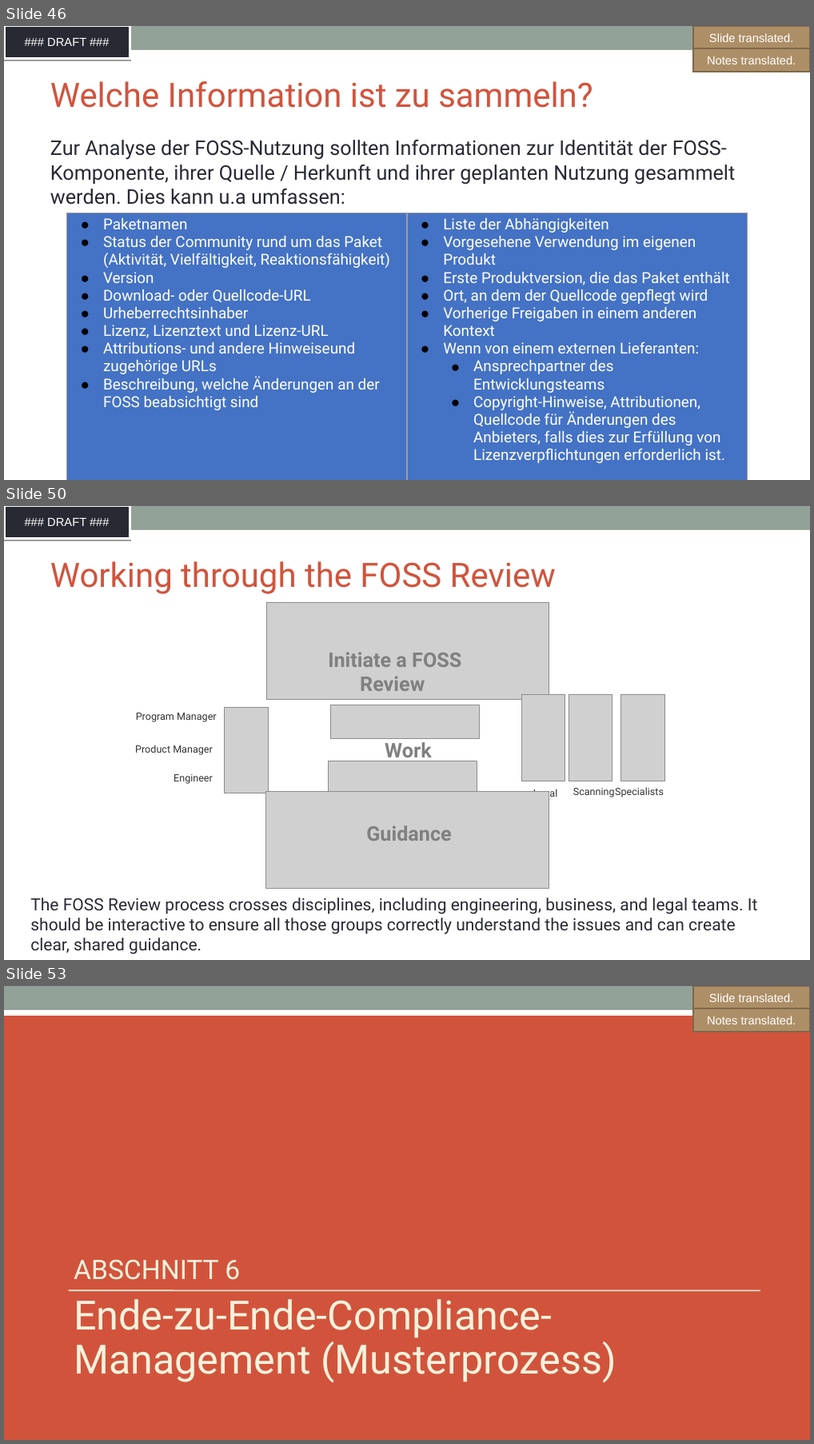
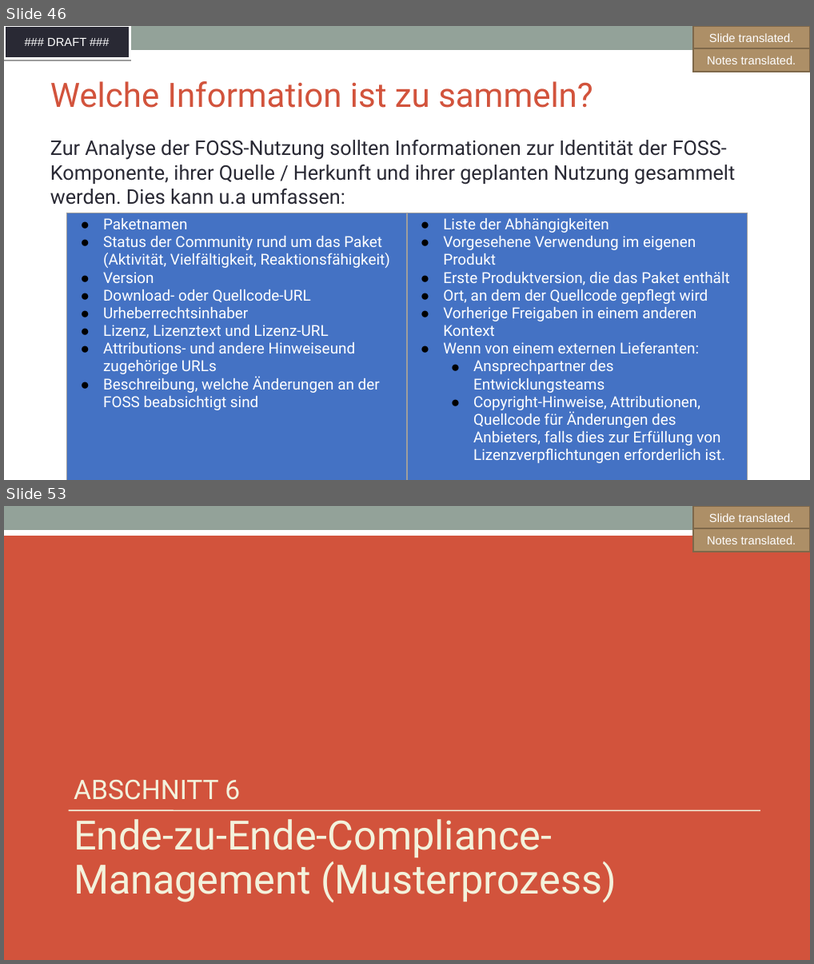
Before and after one commit to SThanheiser/curriculum, a slide deck: translation-DE/slides/DFT_openchain-curriculum-for-1-1_GER.odp. Shown one above the other, each under a label of ours: slides 46, 50 and 53 before the commit, slides 46 and 53 after it; the slides between them are not shown. The pictures are 814x1444 and 814x964 pixels, drawn with LibreOffice and Linux fonts; fonts in the diff are those of the drawing; grey boxes stand for pictures; background and template pictures are left out. Boxes give left, top, right and bottom in pixels: in the first picture for what was removed or moved away, otherwise in the second. Text is boxed around its words. In the diff, an @@ line names an element or a change of style, - is before the commit and + after.

```diff
--- a/translation-DE/slides/DFT_openchain-curriculum-for-1-1_GER.odp
+++ b/translation-DE/slides/DFT_openchain-curriculum-for-1-1_GER.odp
@@ slide 50 removed at bbox=[4, 506, 810, 960], background #FFFFFF; not listed: 2 template elements that a slide beside it also shows @@
@@ title removed at bbox=[50, 561, 556, 594] @@
-Working through the FOSS Review
@@ picture removed at bbox=[266, 602, 549, 699] @@
@@ text removed at bbox=[328, 652, 462, 691] @@
-Initiate a FOSS Review
@@ picture removed at bbox=[522, 695, 566, 780] @@
@@ picture removed at bbox=[569, 695, 613, 780] @@
@@ picture removed at bbox=[622, 695, 666, 780] @@
@@ text removed at bbox=[136, 712, 217, 722] @@
-Program Manager
@@ picture removed at bbox=[224, 707, 268, 792] @@
@@ picture removed at bbox=[330, 705, 479, 739] @@
@@ text removed at bbox=[135, 744, 213, 755] @@
-Product Manager
@@ text removed at bbox=[385, 742, 432, 762] @@
-Work
@@ picture removed at bbox=[328, 760, 477, 795] @@
@@ text removed at bbox=[174, 774, 213, 784] @@
-Engineer
@@ picture removed at bbox=[266, 791, 549, 888] @@
@@ text removed at bbox=[534, 787, 558, 800] @@
-Legal
@@ text removed at bbox=[567, 783, 621, 800] @@
-Scanning
@@ text removed at bbox=[609, 783, 670, 800] @@
-Specialists
@@ text removed at bbox=[366, 825, 452, 840] @@
-Guidance
@@ text removed at bbox=[30, 897, 758, 954] @@
-The FOSS Review process crosses disciplines, including engineering, business, and legal teams. It should be interactive to ensure all those groups correctly understand the issues and can create clear, shared guidance.
```
Also in this commit, not shown: 2 slides changed, 6 slides added, 5 other slides removed, 1 other file.
